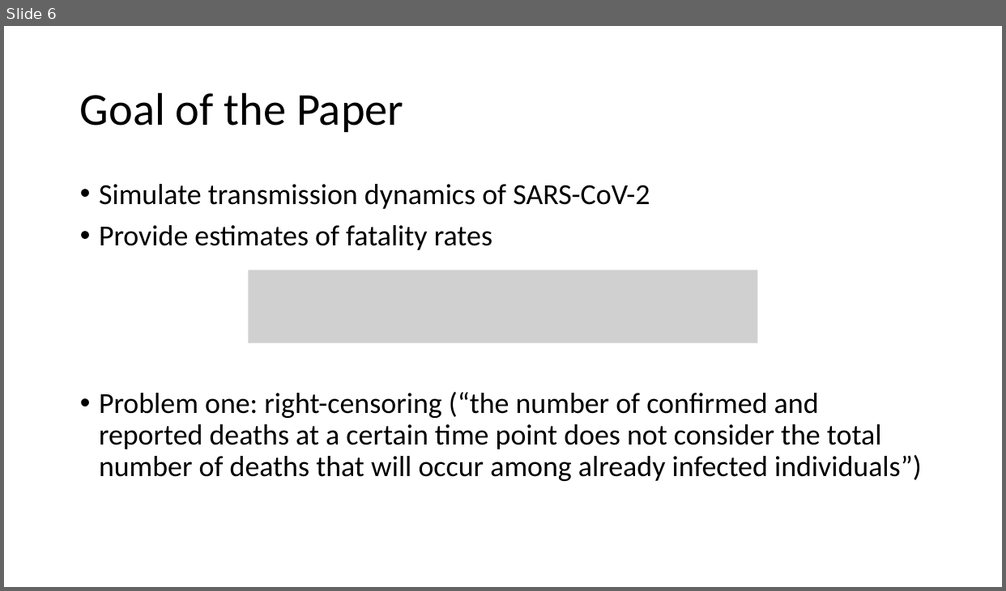
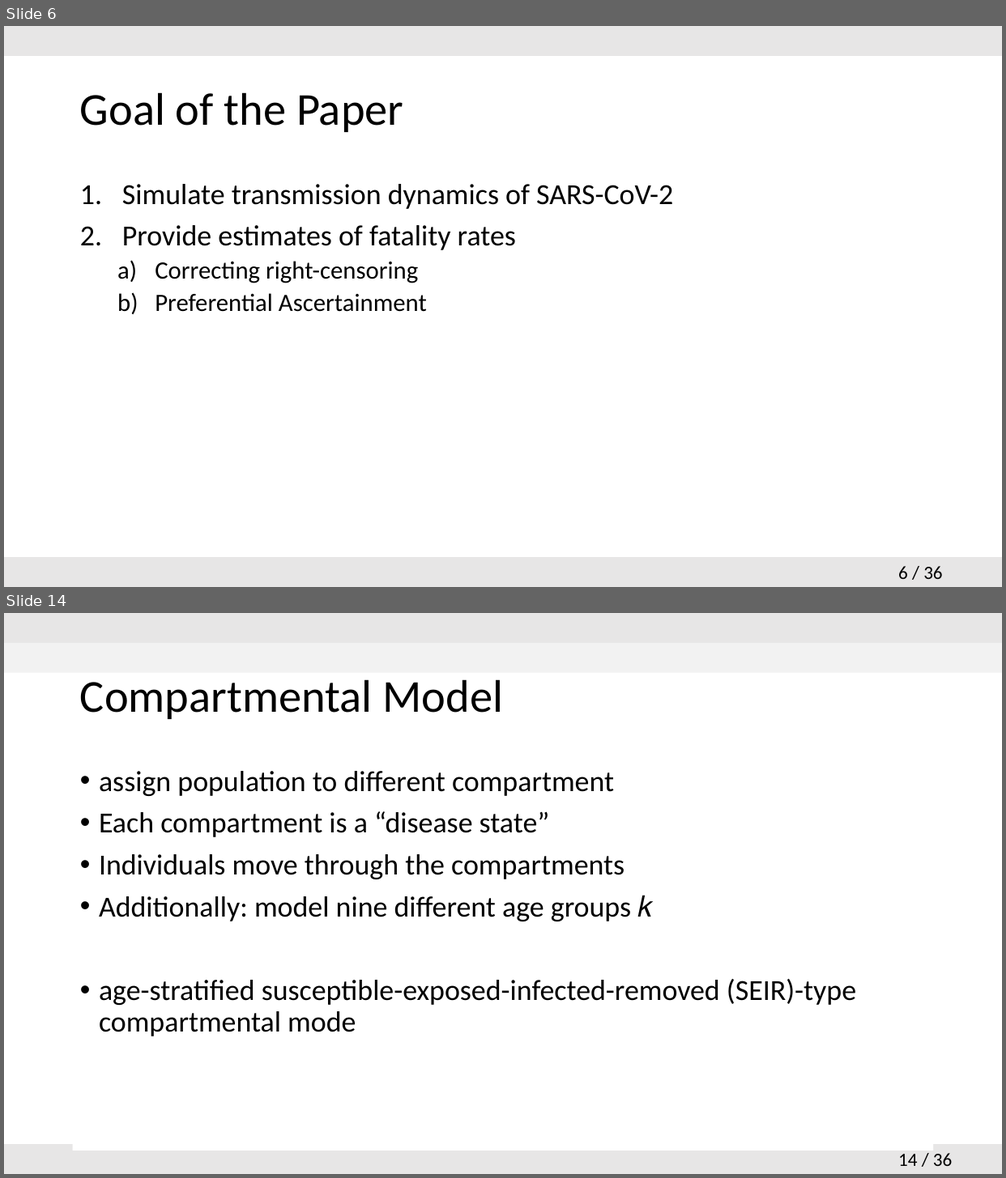
Before and after one commit to hsinyuku/Probablistic-modelling-, a slide deck: 2020-06-04_Presentation.pptx. Shown one above the other, each under a label of ours: slide 6 before the commit, slides 6 and 14 after it; the slides between them are not shown. The pictures are 1006x591 and 1006x1178 pixels, drawn with LibreOffice and Linux fonts; fonts in the diff are those of the drawing; grey boxes stand for pictures; background and template pictures are left out. Boxes give left, top, right and bottom in pixels: in the first picture for what was removed or moved away, otherwise in the second. Text is boxed around its words. In the diff, an @@ line names an element or a change of style, - is before the commit and + after.

Commit message:
uploading correct version of presentation

```diff
--- a/2020-06-04_Presentation.pptx
+++ b/2020-06-04_Presentation.pptx
@@ slide 14 added at <box>4,613,1002,1174</box>, background #FFFFFF; not listed: 3 template elements that a slide beside it also shows @@
@@ rectangle added at <box>4,643,1002,673</box>, fill #F2F2F2 @@
@@ title added at <box>80,679,503,719</box>, 44 pt, text #000000 @@
+Compartmental Model
@@ text added at <box>73,763,934,1152</box>, fill #FFFFFF, 28 pt, text #000000 @@
+• assign population to different compartment
+• Each compartment is a “disease state”
+• Individuals move through the compartments
+• Additionally: model nine different age groups 𝑘
+• age-stratified susceptible-exposed-infected-removed (SEIR)-type compartmental mode
@@ slide 6 changed as well @@
@@ rectangle added at <box>4,26,1002,56</box>, fill #E7E6E6 @@
@@ text at <box>122,184,673,250</box>: bullet • to 1. @@
@@ text at <box>155,261,427,312</box>: text changed; size 28 to 24 pt @@
-• Problem one: right-censoring (“the number of confirmed and reported deaths at a certain time point does not consider the total number of deaths that will occur among already infected individuals”)
+  a) Correcting right-censoring
+  b) Preferential Ascertainment
@@ picture removed at <box>248,270,758,344</box> @@
@@ rectangle added at <box>4,557,1002,587</box>, fill #E7E6E6 @@
@@ page number added at <box>898,566,942,579</box>, 18 pt, text #000000 @@
+6 / 36
```
Also in this commit, not shown: 4 other slides changed, 30 other slides added, 4 slides removed.
